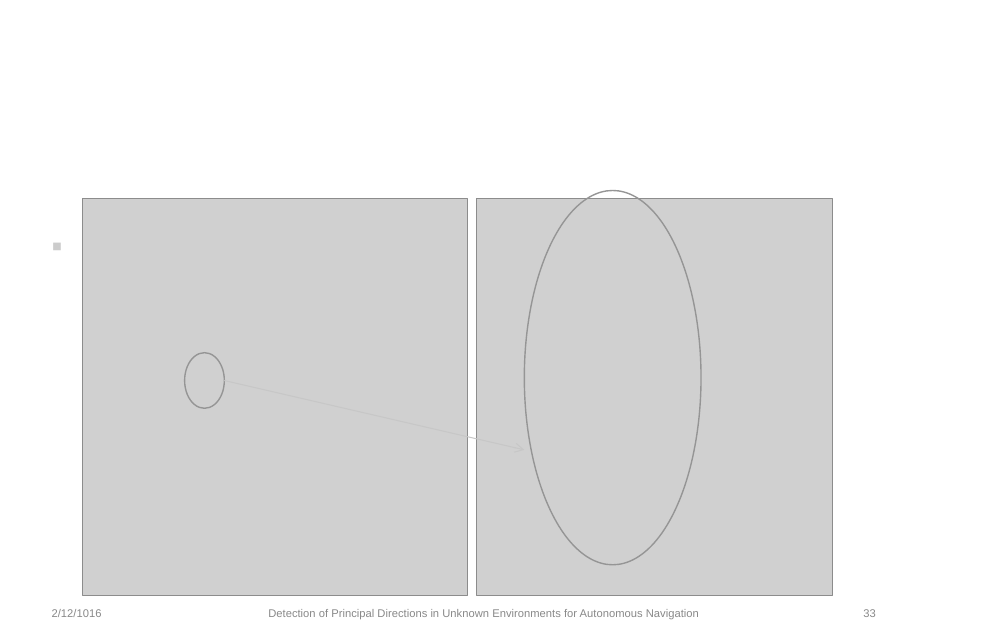
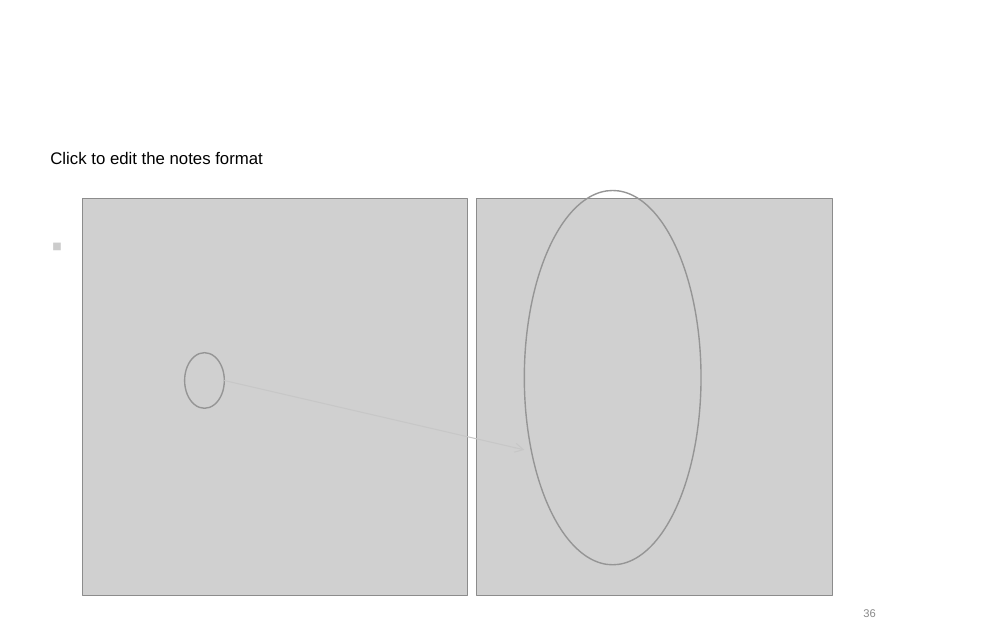
Before and after one commit to yitong-quan/thesis_indoorLocalization, a slide deck: slide 36 of text_editing/ppt/Zwischenpraesentation.ppt (slide 33 before the commit). Drawn at 1008x630 pixels with LibreOffice and Linux fonts; fonts in the diff are those of the drawing; grey boxes stand for pictures; background and template pictures are left out. Boxes give left, top, right and bottom in pixels: in the first picture for what was removed or moved away, otherwise in the second. Text is boxed around its words. In the diff, an @@ line names an element or a change of style, - is before the commit and + after.

```diff
--- a/text_editing/ppt/Zwischenpraesentation.ppt
+++ b/text_editing/ppt/Zwischenpraesentation.ppt
@@ text added at box(50, 152, 263, 164), 12 pt, text #000000 @@
+Click to edit the notes format
@@ text removed at box(52, 609, 102, 617) @@
-2/12/1016
@@ text removed at box(268, 609, 699, 619) @@
-Detection of Principal Directions in Unknown Environments for Autonomous Navigation
```
Also in this commit, not shown: 30 other slides changed, 12 slides added, 15 slides removed, 3 other files.
